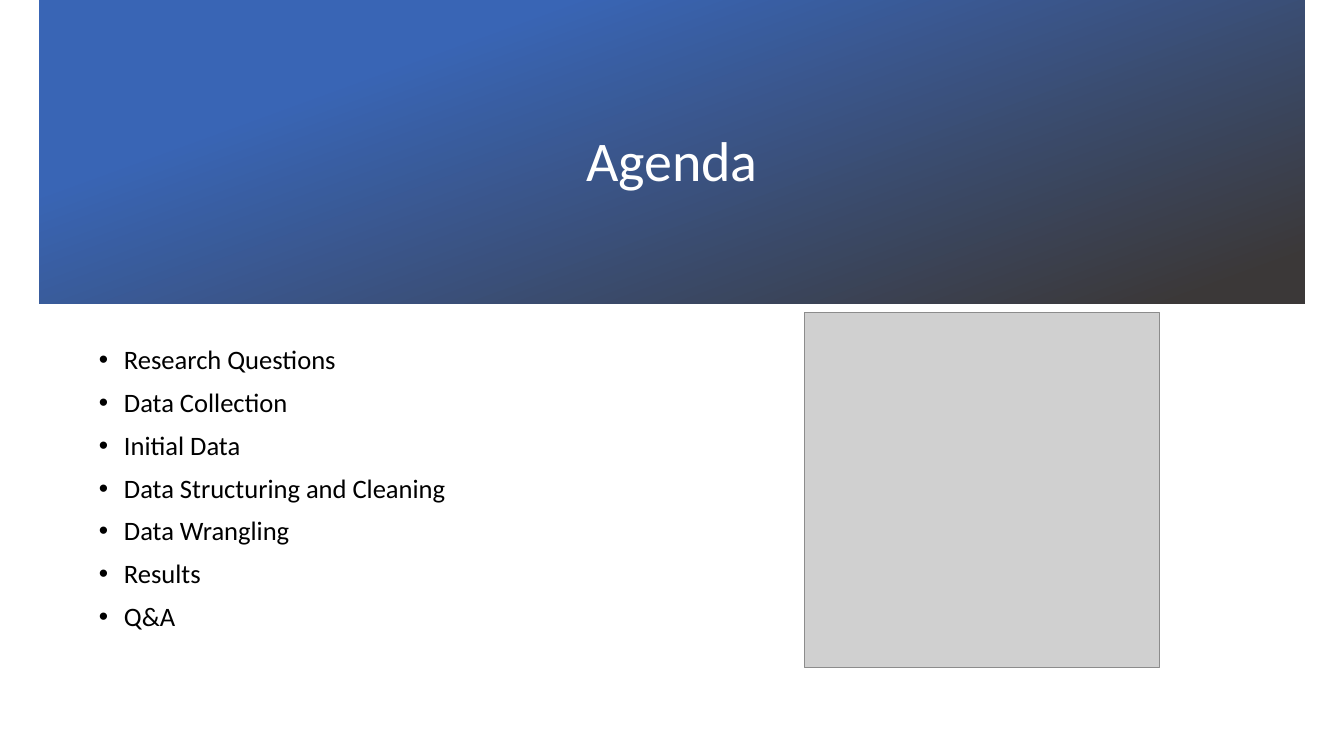
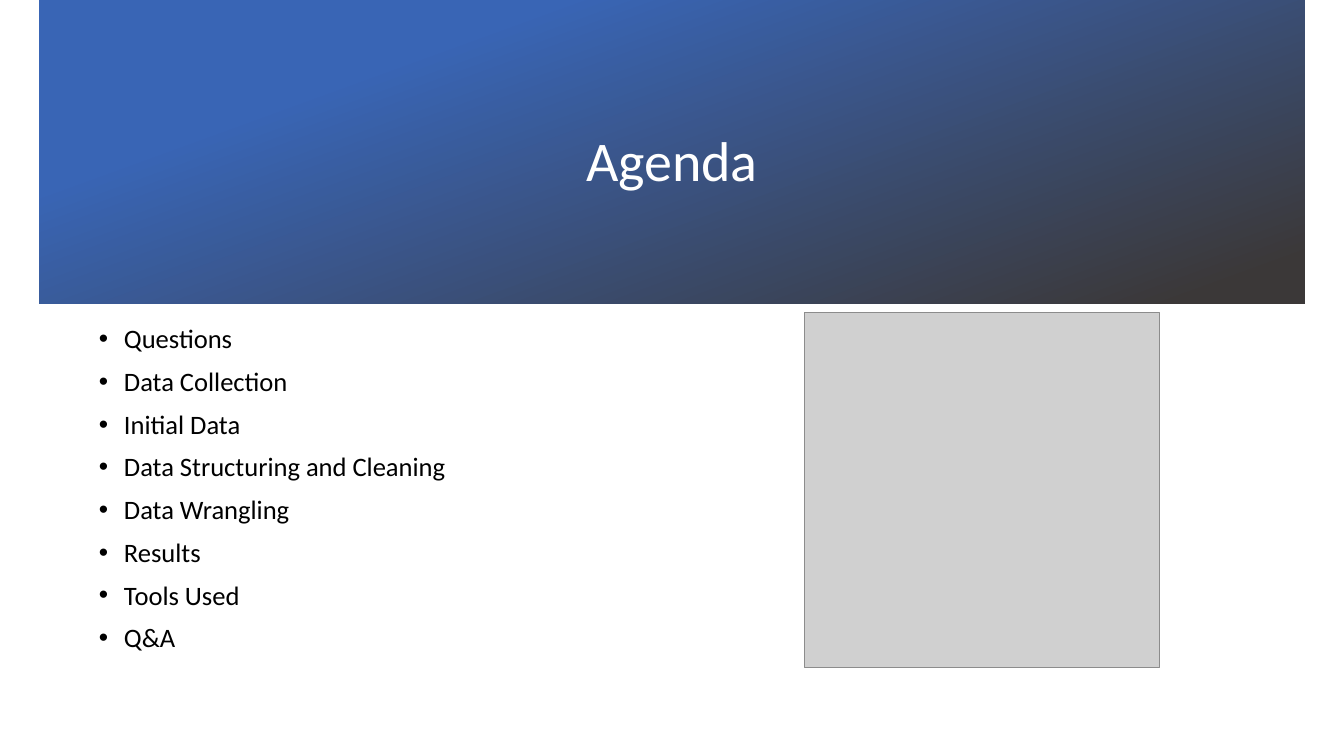
Before and after one commit to prasoons/ProjectDW, a slide deck: slide 2 of Project Presentation - Data Wranglers.pptx. Drawn at 1344x756 pixels with LibreOffice and Linux fonts; fonts in the diff are those of the drawing; grey boxes stand for pictures; background and template pictures are left out. Boxes give left, top, right and bottom in pixels: in the first picture for what was removed or moved away, otherwise in the second. Text is boxed around its words. In the diff, an @@ line names an element or a change of style, - is before the commit and + after.

```diff
--- a/Project Presentation - Data Wranglers.pptx
+++ b/Project Presentation - Data Wranglers.pptx
@@ text at (x1=124, y1=329, x2=232, y2=352): text changed @@
-• Research Questions
+• Questions
@@ text at (x1=124, y1=586, x2=240, y2=606): paragraph added @@
+• Tools Used
```
Also in this commit, not shown: 3 other slides changed.
